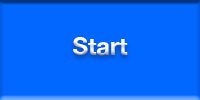
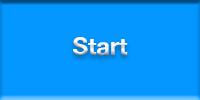
Layers edited between the first and the second 200 x 100 image:
painted on "Layer 0" over [0, 0, 200, 100]
